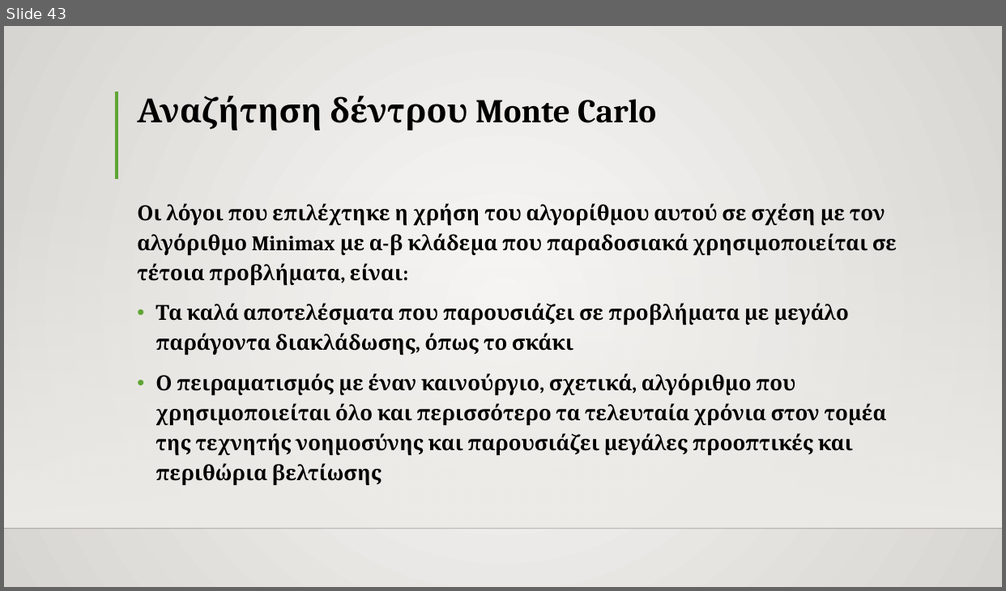
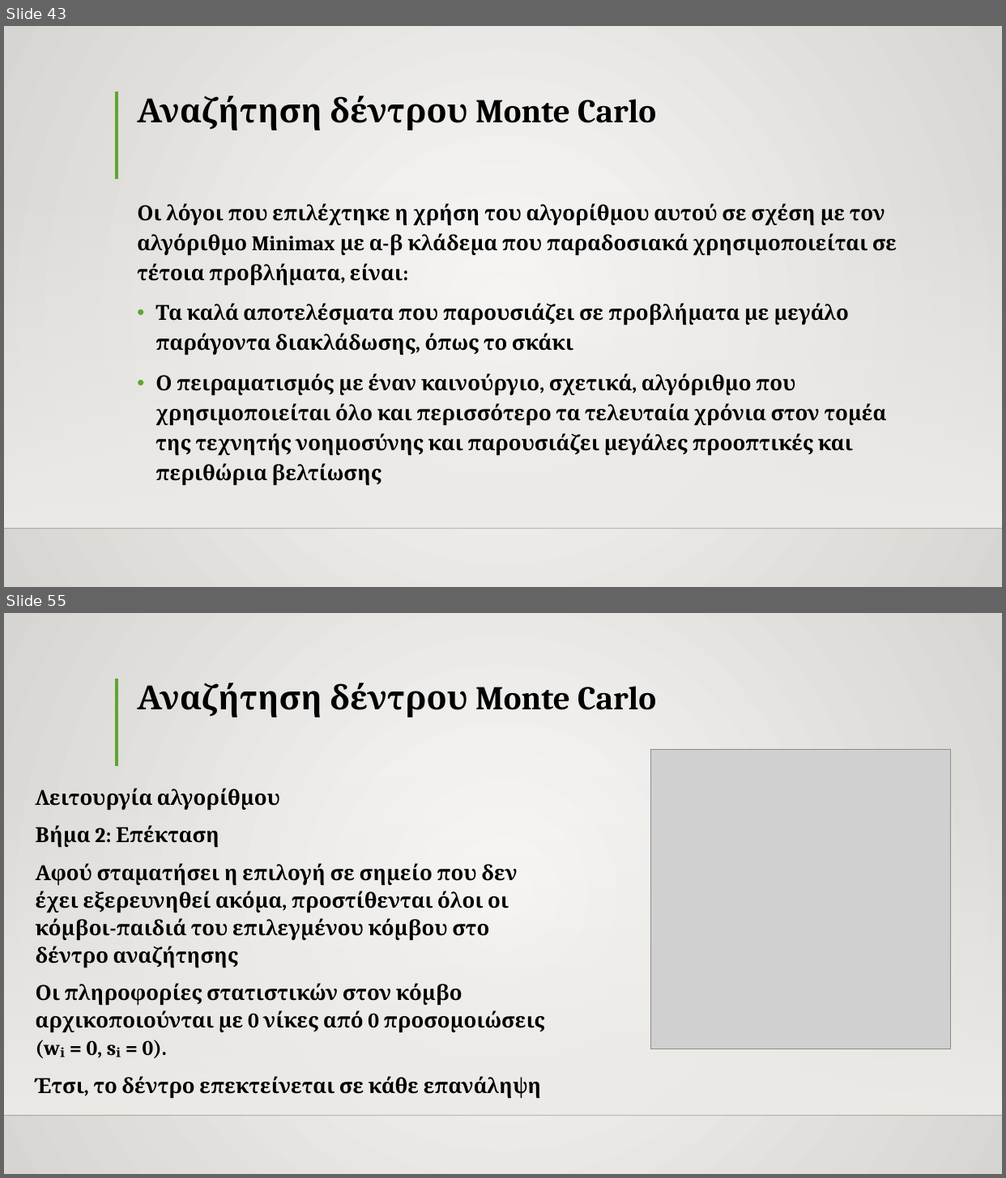
Before and after one commit to TheRazorace/Python-Chess-Engine, a slide deck: ΑΝΑΠΤΥΞΗ ΣΚΑΚΙΣΤΙΚΗΣ ΜΗΧΑΝΗΣ.pptx. Shown one above the other, each under a label of ours: slide 43 before the commit, slides 43 and 55 after it; the slides between them are not shown. The pictures are 1006x591 and 1006x1178 pixels, drawn with LibreOffice and Linux fonts; fonts in the diff are those of the drawing; grey boxes stand for pictures; background and template pictures are left out. Boxes give left, top, right and bottom in pixels: in the first picture for what was removed or moved away, otherwise in the second. Text is boxed around its words. In the diff, an @@ line names an element or a change of style, - is before the commit and + after.

```diff
--- a/ΑΝΑΠΤΥΞΗ ΣΚΑΚΙΣΤΙΚΗΣ ΜΗΧΑΝΗΣ.pptx
+++ b/ΑΝΑΠΤΥΞΗ ΣΚΑΚΙΣΤΙΚΗΣ ΜΗΧΑΝΗΣ.pptx
@@ slide 55 added at [4,613,1002,1174], background gradient #FAFAF9 to #D7D5D2; not listed: 3 template elements that a slide beside it also shows @@
@@ title added at [137,683,656,717], 32 pt, text #000000, bold @@
+Αναζήτηση δέντρου Monte Carlo
@@ picture added at [651,749,951,1050] @@
@@ text added at [36,788,545,1098], 20 pt, text #000000, bold @@
+Λειτουργία αλγορίθμου
+Βήμα 2: Επέκταση
+Αφού σταματήσει η επιλογή σε σημείο που δεν έχει εξερευνηθεί ακόμα, προστίθενται όλοι οι κόμβοι-παιδιά του επιλεγμένου κόμβου στο δέντρο αναζήτησης
+Οι πληροφορίες στατιστικών στον κόμβο αρχικοποιούνται με 0 νίκες από 0 προσομοιώσεις (wᵢ = 0, sᵢ = 0).
+Έτσι, το δέντρο επεκτείνεται σε κάθε επανάληψη
```
Also in this commit, not shown: 41 other slides added, 1 other file.
